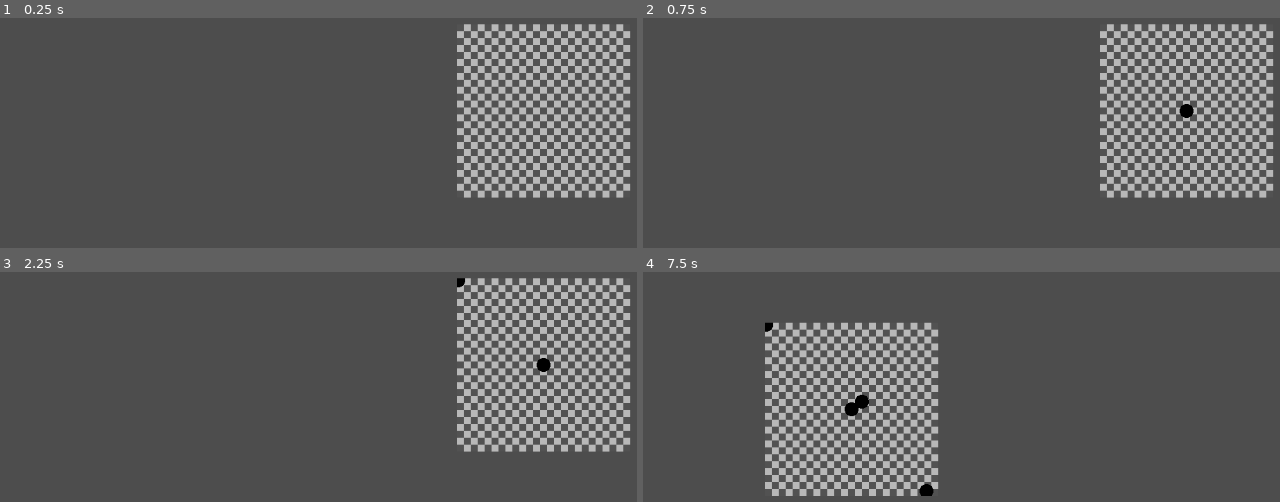
Above: before the commit, frames 1-4 (two rows, left to right).
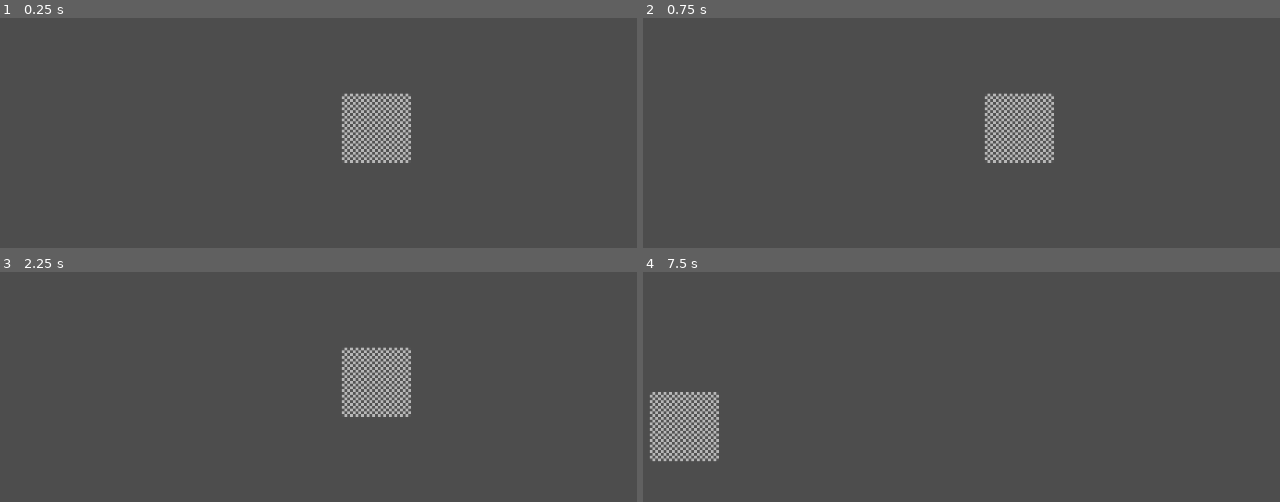
Above: after the commit, the same moments.

Repository: Shidoengie/PIxGD-GD4
Game: Godot game, scene res://Scenes/Canvas/Canvas.tscn
The game is run twice, just before and just after one commit, with the same random seed, the same clock (stepped at 60 frames per second) and the same inputs.
Inputs (mouse positions are in pixels of both pictures, inside the frame that each line leads up to):
- Up to frame 1 (0.25 s): no input
- Up to frame 2 (0.75 s): tap Enter at 0.5 s; move the mouse to (1184, 110) at 0.52 s; press the mouse at (1184, 110) at 0.53 s
- Up to frame 3 (2.25 s): right-click (541, 364) at 0.8 s; tap Space at 1.25 s; move the mouse to (216, 403) at 1.27 s; release the mouse at (216, 403) at 1.28 s; right-click (216, 403) at 1.35 s; click (216, 403) at 1.55 s; tap Enter at 2 s; move the mouse to (458, 281) at 2.02 s; press the mouse at (458, 281) at 2.03 s
- Up to frame 4 (7.5 s): right-click (1101, 281) at 2.3 s; tap Space at 2.75, 4.25 s; move the mouse to (980, 469) at 2.77 s; release the mouse at (980, 469) at 2.78 s; tap Middle mouse button (mouseMiddle_3rd) at 2.85 s; click (980, 469) at 3.05 s; tap Enter at 3.5 s; move the mouse to (1260, 446) at 3.52 s; hold Right mouse button (mouseRight_2nd) 3.53-4.28 s; click (1260, 446) at 3.67 s; move the mouse to (783, 311) at 4.27 s; click (783, 311) at 4.35 s; move the mouse to (1063, 380) at 5.02 s; hold Right mouse button (mouseRight_2nd) 5.03-5.78 s; click (1063, 380) at 5.17 s; move the mouse to (outside the picture) at 5.77 s; click (outside the picture) at 5.85 s; move the mouse to (1197, 357) at 6.52 s; hold Middle mouse button (mouseMiddle_3rd) 6.53-7.28 s; click (1197, 357) at 6.67 s; right-click (1197, 357) at 6.8 s; move the mouse to (859, 403) at 7.27 s; right-click (859, 403) at 7.35 s

The runs differ from the first frame. In frame 1, 14% of the frame differs, in the area x 53-99%, y 2-79%; in frame 2, 14%; in frame 3, 14%; in frame 4, 14%, in the area x 1-47%, y 21-98%.

Commit message:
Reimplement using singleton

Diff:
--- a/Scenes/Canvas/Canvas.tscn
+++ b/Scenes/Canvas/Canvas.tscn
@@ -35,13 +35,14 @@
 [node name="Container" type="ColorRect" parent="."]
 material = SubResource("2")
 layout_mode = 0
-offset_right = 300.0
-offset_bottom = 300.0
+offset_right = 100.0
+offset_bottom = 100.0
 
 [node name="DrawControl" type="SubViewportContainer" parent="."]
+texture_filter = 1
 layout_mode = 0
-offset_right = 301.0
-offset_bottom = 301.0
+offset_right = 100.0
+offset_bottom = 100.0
 script = ExtResource("2_a00w7")
 
 [node name="SubViewport" type="SubViewport" parent="DrawControl"]
@@ -49,7 +50,7 @@
 transparent_bg = true
 handle_input_locally = false
 gui_disable_input = true
-size = Vector2i(250, 250)
+size = Vector2i(100, 100)
 render_target_clear_mode = 1
 render_target_update_mode = 4
 
@@ -63,7 +64,7 @@
 script = ExtResource("3_tu6we")
 
 [node name="CanvasCamera" type="Camera2D" parent="."]
-position = Vector2(-113, 146)
+position = Vector2(53, 46)
 current = true
 
 [connection signal="mouse_moved" from="DrawControl" to="DrawControl" method="_on_DrawControl_mouse_moved"]
--- a/Scenes/Canvas/src/Control.gd
+++ b/Scenes/Canvas/src/Control.gd
@@ -1,15 +1,15 @@
 extends Control
 
+@export var canvas_size = Vector2(100,100)
 @onready var DrawSurface = get_node("%DrawSurface")
 @onready var CanvasCamera = $CanvasCamera
 @onready var DrawControl = $DrawControl
 # Called when the node enters the scene tree for the first time.
 func _ready():
-	DrawControl.size = $DrawControl/SubViewport.size
-	$Container.size = $DrawControl/SubViewport.size
-
-func _process(delta):
-	BrushInfo.current_position = DrawControl.get_local_mouse_position()
+	DrawSurface.size = canvas_size
+	DrawControl.size = canvas_size
+	$Container.size = canvas_size
+	$DrawControl/SubViewport.size = canvas_size
 func _input(event):
 	if event is InputEventMouseButton and event.is_pressed():
 		match event.button_index:
--- a/Scenes/Canvas/src/Draw.gd
+++ b/Scenes/Canvas/src/Draw.gd
@@ -1,12 +1,20 @@
 extends Control
 
 var canPaint = false
+var current_color : Color
+func _draw():
 
-func _draw():
-	if canPaint:
-		draw_circle(BrushInfo.current_position,10,Color.BLACK)
+	if not canPaint:
+		return
+	match BrushInfo.current_tool:
+		BrushInfo.ToolEnum.PEN:
+			draw_circle(BrushInfo.current_position,BrushInfo.size,current_color)
+		_:
+			pass
+
 
 func _process(delta):
+	current_color = BrushInfo.primary_color if BrushInfo.is_primary else BrushInfo.secondary_color
 	queue_redraw()
 
 
--- a/Scenes/Canvas/src/DrawControl.gd
+++ b/Scenes/Canvas/src/DrawControl.gd
@@ -19,9 +19,9 @@
 	BrushInfo.last_position = get_local_mouse_position()
 
 	if Input.is_action_pressed("mouseLeft_1st"):
-		is_primary = true
+		BrushInfo.is_primary = true
 	elif Input.is_action_pressed("mouseRight_2nd"):
-		is_primary = false
+		BrushInfo.is_primary = false
 	else:
 		emit_signal("notPainting")
 		return
@@ -31,8 +31,3 @@
 # Called every frame. 'delta' is the elapsed time since the previous frame.
 #func _process(delta):
 #	pass
-
-
-func _on_DrawControl_mouse_moved(prev_mousePos, mousePos):
-
-	pass # Replace with function body.
--- a/project.godot
+++ b/project.godot
@@ -18,10 +18,6 @@
 [autoload]
 
 BrushInfo="*res://src/BrushInfo.gd"
-
-[editor]
-
-export/convert_text_resources_to_binary=true
 
 [input]
 
--- a/src/BrushInfo.gd
+++ b/src/BrushInfo.gd
@@ -1,6 +1,11 @@
 extends Node
 
-enum tool_type {PEN}
-var current_tool
+enum ToolEnum {PEN}
+var current_tool:ToolEnum
 var current_position = Vector2.ZERO
 var last_position = Vector2.ZERO
+var is_primary
+var primary_color = Color.BLACK
+var secondary_color = Color.WHITE
+var size = 10
+var can_paint = false
--- /dev/null
+++ b/src/control.tscn
@@ -0,0 +1,13 @@
+[gd_scene load_steps=2 format=3 uid="uid://b0g8ano47avwp"]
+
+[ext_resource type="PackedScene" uid="uid://ckyvqsj1jly2d" path="res://Scenes/Canvas/Canvas.tscn" id="1_sx7r1"]
+
+[node name="Control" type="Control"]
+layout_mode = 3
+anchors_preset = 15
+anchor_right = 1.0
+anchor_bottom = 1.0
+grow_horizontal = 2
+grow_vertical = 2
+
+[node name="Canvas" parent="." instance=ExtResource("1_sx7r1")]
